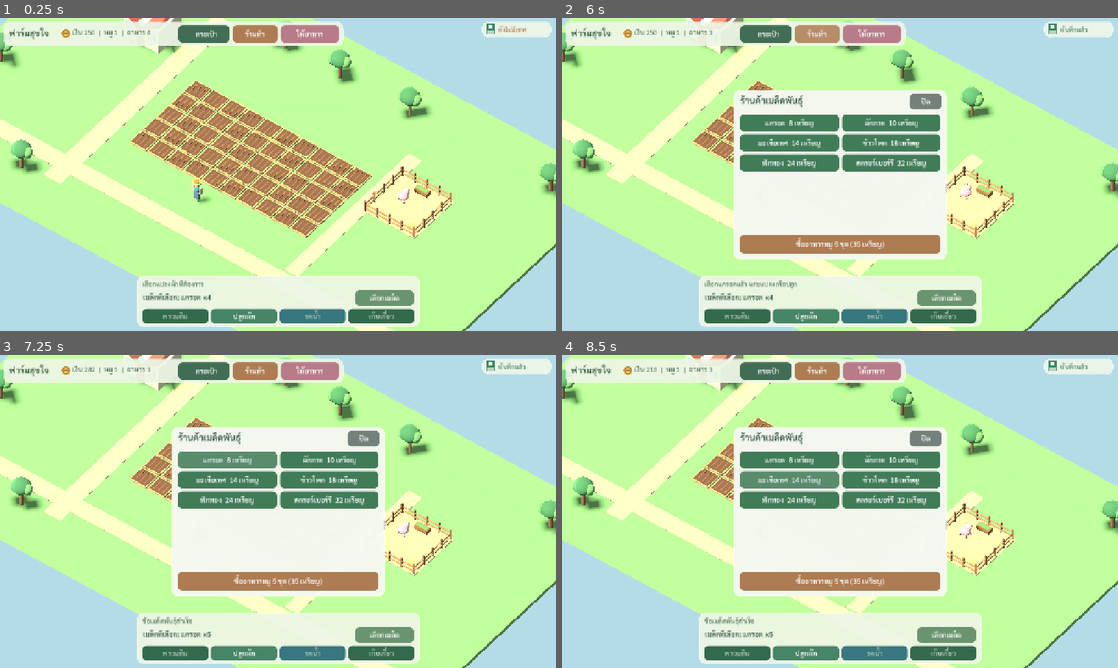
Above: before the commit, frames 1-4 (two rows, left to right).
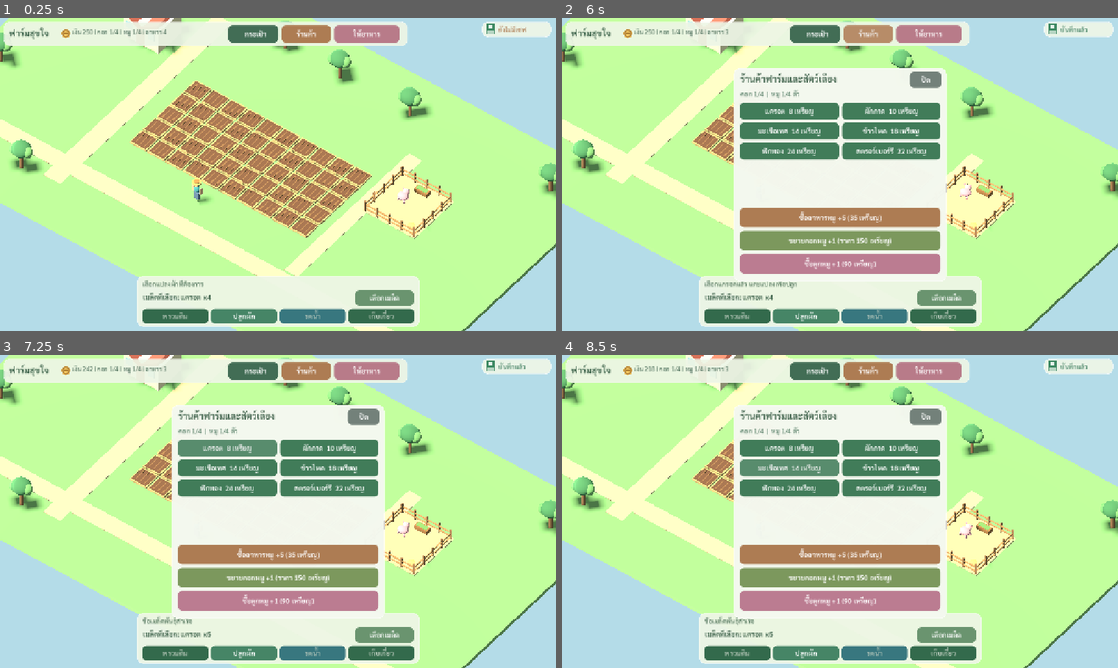
Above: after the commit, the same moments.

Repository: redfullmoon209-debug/happy-farm
Game: Godot game, scene res://scenes/Main.tscn
Same seed, same stepped clock (60 frames per second), same inputs: the game is played once before the commit and once after it.
Inputs (mouse positions are in pixels of both pictures, inside the frame that each line leads up to):
- Up to frame 1 (0.25 s): no input
- Up to frame 2 (6 s): click "ให้อาหาร" at 0.5 s; click "พรวนดิน" at 1.25 s; click "ปลูกผัก" at 2 s; click "รดน้ำ" at 2.75 s; click "เก็บเกี่ยว" at 3.5 s; click "กระเป๋า" at 4.25 s; click (600, 121) at 5.02 s; click "ร้านค้า" at 5.75 s
- Up to frame 3 (7.25 s): click "แครอต 8 เหรียญ" at 6.5 s
- Up to frame 4 (8.5 s): click "ผักกาด 10 เหรียญ" at 7.25 s; click "มะเขือเทศ 14 เหรียญ" at 8 s

The runs differ from the first frame. In frame 1, 2.7% of the frame differs, in the area x 13-74%, y 1-9%; in frame 2, 18%; in frame 3, 18%; in frame 4, 19%, in the area x 13-74%, y 1-85%.

Commit message:
Add affordable pig-pen and pig purchases, shop capacity UI and persistent pen count

Diff:
--- a/scripts/Game.gd
+++ b/scripts/Game.gd
@@ -92,6 +92,9 @@
 var shop_feed: Button
 var shop_scroll: ScrollContainer
 var shop_grid: GridContainer
+var shop_livestock_label: Label
+var shop_pen_button: Button
+var shop_pig_button: Button
 var bag_button: Button
 var change_seed_button: Button
 var active_seed_label: Label
@@ -720,11 +723,13 @@
     shop_panel = panel(Color("#f4f8effa"))
     ui.add_child(shop_panel)
     shop_panel.visible = false
-    shop_heading = text_label("ร้านค้าเมล็ดพันธุ์", 21, Color("#345841"))
+    shop_heading = text_label("ร้านค้าฟาร์มและสัตว์เลี้ยง", 21, Color("#345841"))
     shop_heading.add_theme_font_override("font", THAI_BOLD)
     shop_panel.add_child(shop_heading)
     shop_close = btn("ปิด", show_shop, Color("#73817a"))
     shop_panel.add_child(shop_close)
+    shop_livestock_label = text_label("", 15, Color("#426e55"))
+    shop_panel.add_child(shop_livestock_label)
     shop_scroll = ScrollContainer.new()
     shop_scroll.horizontal_scroll_mode = ScrollContainer.SCROLL_MODE_DISABLED
     shop_panel.add_child(shop_scroll)
@@ -739,8 +744,12 @@
         buy.custom_minimum_size = Vector2(145, 39)
         buy.size_flags_horizontal = Control.SIZE_EXPAND_FILL
         shop_grid.add_child(buy)
-    shop_feed = btn("ซื้ออาหารหมู 5 ชุด (35 เหรียญ)", buy_feed, Color("#ad7c53"))
+    shop_feed = btn("ซื้ออาหารหมู +5 (35 เหรียญ)", buy_feed, Color("#ad7c53"))
     shop_panel.add_child(shop_feed)
+    shop_pen_button = btn("ขยายคอกหมู", buy_pen, Color("#7c985d"))
+    shop_panel.add_child(shop_pen_button)
+    shop_pig_button = btn("ซื้อลูกหมู", buy_pig, Color("#bb7c91"))
+    shop_panel.add_child(shop_pig_button)
 
     # Dedicated seed inventory in the left-side area shown in the reference.
     # The panel is a fixed-size Panel, not a PanelContainer; it cannot grow.
@@ -823,8 +832,8 @@
     var view: Vector2 = get_viewport().get_visible_rect().size
     var w: float = view.x
     var h: float = view.y
-    var narrow: bool = w < 760.0
-    var header_width: float = minf(w-16.0, 782.0)
+    var narrow: bool = w < 960.0
+    var header_width: float = minf(w-16.0, 930.0)
     var header_height: float = 94.0 if narrow else 56.0
     set_box(ui_top, 8.0, 8.0, header_width, header_height)
 
@@ -839,10 +848,10 @@
     else:
         set_box(title_label, 12, 12, 115, 30)
         set_box(ui_top.get_node("CoinIcon"), 131, 15, 24, 24)
-        set_box(money_label, 158, 13, 239, 30)
-        set_box(bag_button, 402, 8, 118, 40)
-        set_box(shop_button, 527, 8, 104, 40)
-        set_box(feed_button, 638, 8, 134, 40)
+        set_box(money_label, 158, 13, 348, 30)
+        set_box(bag_button, 517, 8, 115, 40)
+        set_box(shop_button, 640, 8, 113, 40)
+        set_box(feed_button, 761, 8, 150, 40)
 
     # Small tool tray keeps the working 3D farm visible.
     var toolbar_width: float = minf(650.0, maxf(300.0, w-20.0))
@@ -869,12 +878,15 @@
     set_box(jump_button, w-139, h-82, 123, 64)
 
     var shop_w: float = minf(w-24.0, 490.0)
-    var shop_h: float = minf(h-24.0, 390.0)
+    var shop_h: float = minf(h-24.0, 490.0)
     set_box(shop_panel, (w-shop_w)*0.5, (h-shop_h)*0.5, shop_w, shop_h)
     set_box(shop_heading, 15, 10, shop_w-105, 33)
     set_box(shop_close, shop_w-85, 8, 73, 37)
-    set_box(shop_scroll, 14, 56, shop_w-28, maxf(90.0, shop_h-125.0))
-    set_box(shop_feed, 14, shop_h-57, shop_w-28, 43)
+    set_box(shop_livestock_label, 15, 48, shop_w-30, 28)
+    set_box(shop_scroll, 14, 79, shop_w-28, maxf(57.0, shop_h-260.0))
+    set_box(shop_feed, 14, shop_h-169, shop_w-28, 45)
+    set_box(shop_pen_button, 14, shop_h-116, shop_w-28, 45)
+    set_box(shop_pig_button, 14, shop_h-63, shop_w-28, 45)
     shop_grid.columns = 1 if w < 440.0 else 2
 
     # On narrow screens the badge sits below the header.
@@ -922,7 +934,17 @@
 func refresh_labels() -> void:
     if money_label == null:
         return
-    money_label.text = "เงิน %d  |  หมู %d  |  อาหาร %d" % [coins, pigs, feed]
+    if get_viewport().get_visible_rect().size.x < 960.0:
+        money_label.text = "เงิน %d | คอก %d | หมู %d/%d" % [coins, pens, pigs, pens*PEN_CAPACITY]
+    else:
+        money_label.text = "เงิน %d | คอก %d/%d | หมู %d/%d | อาหาร %d" % [coins, pens, MAX_PENS, pigs, pens*PEN_CAPACITY, feed]
+    money_label.add_theme_font_size_override("font_size", 14)
+    if shop_livestock_label != null:
+        shop_livestock_label.text = "คอก %d/%d  |  หมู %d/%d ตัว" % [pens, MAX_PENS, pigs, pens*PEN_CAPACITY]
+        shop_pen_button.text = "ขยายคอกหมู +1 (ราคา %d เหรียญ)" % pen_price() if pens < MAX_PENS else "คอกเต็มแล้ว (%d คอก)" % MAX_PENS
+        shop_pig_button.text = "ซื้อลูกหมู +1 (%d เหรียญ)" % PIG_PRICE if pigs < pens*PEN_CAPACITY else "คอกเต็ม! ซื้อคอกเพิ่มก่อน"
+        shop_pen_button.disabled = pens >= MAX_PENS
+        shop_pig_button.disabled = pigs >= pens*PEN_CAPACITY
     status_label.text = message
     active_seed_label.text = "เมล็ดที่เลือก: %s ×%d" % [CROPS[selected_seed]["name"], int(seeds[selected_seed])]
     _refresh_save_indicator()
@@ -1006,6 +1028,33 @@
         message = "เงินไม่พอ"
     refresh_labels()
 
+func buy_pen() -> void:
+    if pens >= MAX_PENS:
+        message = "ขยายคอกครบ %d คอกแล้ว" % MAX_PENS
+    elif coins < pen_price():
+        message = "เหรียญไม่พอสำหรับขยายคอก"
+    else:
+        var cost: int = pen_price()
+        coins -= cost
+        pens += 1
+        rebuild_livestock()
+        message = "ขยายคอกหมูสำเร็จ! มีพื้นที่เลี้ยงได้ %d ตัว" % (pens*PEN_CAPACITY)
+        save_game()
+    refresh_labels()
+
+func buy_pig() -> void:
+    if pigs >= pens*PEN_CAPACITY:
+        message = "คอกเต็มแล้ว! ขยายคอกเพิ่มก่อนซื้อหมู"
+    elif coins < PIG_PRICE:
+        message = "เหรียญไม่พอสำหรับซื้อลูกหมู"
+    else:
+        coins -= PIG_PRICE
+        pigs += 1
+        rebuild_livestock()
+        message = "มีลูกหมูตัวใหม่แล้ว! ตอนนี้เลี้ยง %d ตัว" % pigs
+        save_game()
+    refresh_labels()
+
 func give_feed() -> void:
     if feed <= 0:
         message = "อาหารหมูหมดแล้ว"
@@ -1020,6 +1069,7 @@
         "coins": coins,
         "feed": feed,
         "pigs": pigs,
+        "pens": pens,
         "seeds": seeds.duplicate(),
         "plots": plots.duplicate(true)
     }
@@ -1028,6 +1078,7 @@
     coins = int(state["coins"])
     feed = int(state["feed"])
     pigs = int(state["pigs"])
+    pens = int(state["pens"])
     seeds = state["seeds"].duplicate()
     plots = state["plots"].duplicate(true)
 
@@ -1046,7 +1097,7 @@
 
 func load_save() -> void:
     plots.clear()
-    for i in range(24):
+    for i in range(FARM_ROWS*FARM_COLUMNS):
         plots.append({})
     var data: Dictionary = SAVE_DATA.load_from(SAVE)
     if not data.is_empty():
@@ -1171,6 +1222,7 @@
     var to_restore: Dictionary = pending_restore.duplicate(true)
     pending_restore.clear()
     _apply_snapshot(to_restore)
+    rebuild_livestock()
     for i in range(grow_stages.size()):
         grow_stages[i] = -1
     refresh_plants()
